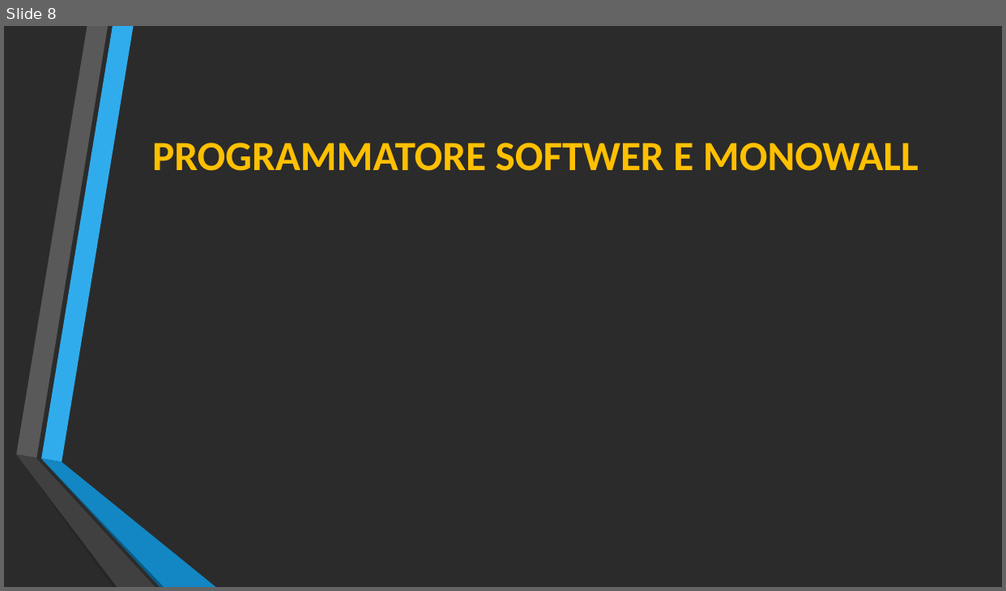
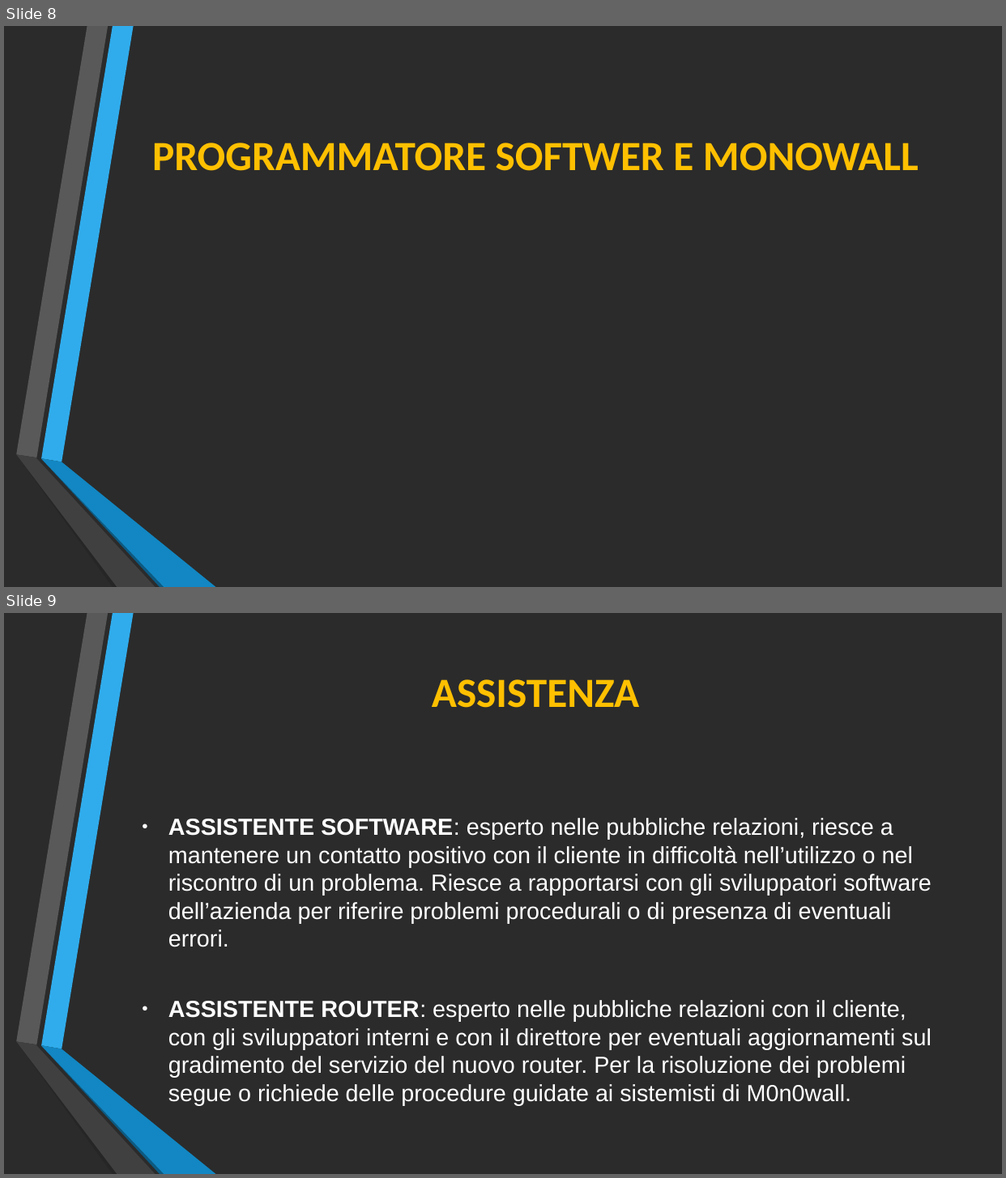
Before and after one commit to Lince99/GPOI, a slide deck: m0n0wall/Presentazione_M0n0wall.odp. Shown one above the other, each under a label of ours: slide 8 before the commit, slides 8 and 9 after it. The pictures are 1006x591 and 1006x1178 pixels, drawn with LibreOffice and Linux fonts; fonts in the diff are those of the drawing; background and template pictures are left out; a plain dark background stands for a picture behind light text. Boxes give left, top, right and bottom in pixels: in the first picture for what was removed or moved away, otherwise in the second. Text is boxed around its words. In the diff, an @@ line names an element or a change of style, - is before the commit and + after.

Commit message:
Add 'assistenza' job requirements

```diff
--- a/m0n0wall/Presentazione_M0n0wall.odp
+++ b/m0n0wall/Presentazione_M0n0wall.odp
@@ slide 9 added at bbox=[4, 613, 1002, 1174], background picture (left out); not listed: 6 template elements that a slide beside it also shows @@
@@ title added at bbox=[432, 679, 639, 708], 40 pt, text #FFC000, bold @@
+ASSISTENZA
@@ text added at bbox=[168, 818, 931, 1105], 22.4 pt, text #FFFFFF @@
+● ASSISTENTE SOFTWARE: esperto nelle pubbliche relazioni, riesce a mantenere un contatto positivo con il cliente in difficoltà nell’utilizzo o nel riscontro di un problema. Riesce a rapportarsi con gli sviluppatori software dell’azienda per riferire problemi procedurali o di presenza di eventuali errori.
+● ASSISTENTE ROUTER: esperto nelle pubbliche relazioni con il cliente, con gli sviluppatori interni e con il direttore per eventuali aggiornamenti sul gradimento del servizio del nuovo router. Per la risoluzione dei problemi segue o richiede delle procedure guidate ai sistemisti di M0n0wall.
```
Also in this commit, not shown: 1 slide removed.
